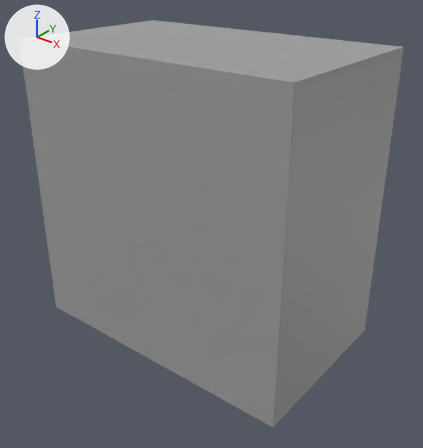
Before and after pictures for a commit that changed the glTF model print_parts/01_base_and_j1/.008_BaseFoot_PP.step.glb.
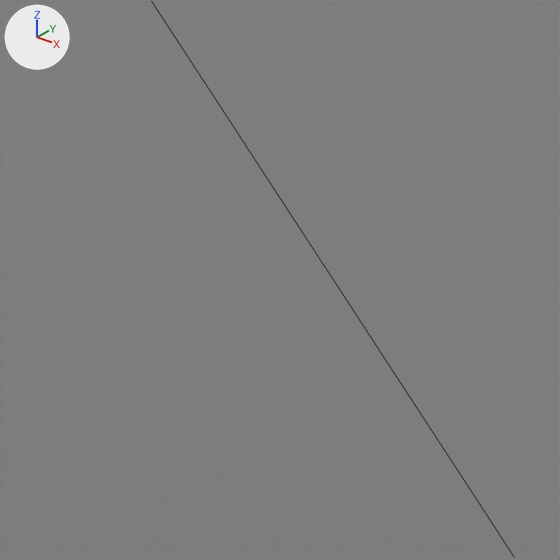
Old and new are each drawn whole from a 50 mm camera at (0.0859, -0.0267, 0.0767) aimed at (0.059, 0.0068, 0.0559) and again close up on the part from 18% to 47% of the width and 39% to 66% of the height. Arrows for +X, +Y and +Z are at upper left; the lights stay in place. The last two pictures show the newer version. The close-ups show mesh edges as thin lines. Vertices at exactly the same position are counted once.

The first close-up shows 'o1'.
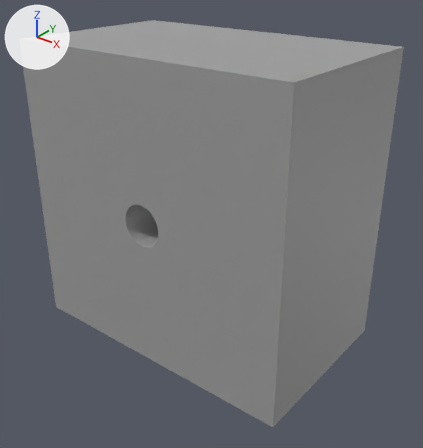
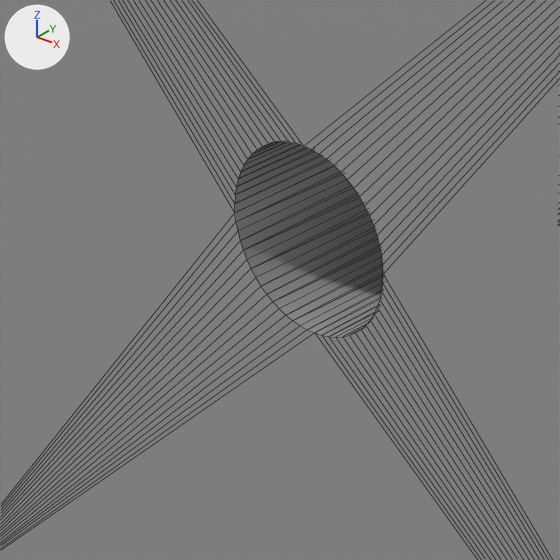
Diff of the bpy script that builds the scene:
```diff
--- a/print_parts/01_base_and_j1/.008_BaseFoot_PP.step.glb.py
+++ b/print_parts/01_base_and_j1/.008_BaseFoot_PP.step.glb.py
@@ me_export_tmp_print_v010u_p016_basefoot_pp @@
 # used by ob_o1; location = (0.0, 0.0, 0.0)
-me_export_tmp_print_v010u_p016_basefoot_pp.from_pydata(...)  # 8 vertices, 12 faces; spans x 0.046..0.07, y 0.0..0.0145, z 0.046..0.07
+me_export_tmp_print_v010u_p016_basefoot_pp.from_pydata(...)  # 134 vertices, 264 faces; spans x 0.046..0.07, y 0.0..0.0145, z 0.046..0.07
+# me_export_tmp_print_v010u_p016_basefoot_pp part 1
+# 2 faces are deleted
+# 63 vertices are added at x 0.0564..0.0596, y 0.0, z 0.0564..0.0596
+# 63 new vertices lie (0.0, 0.011, 0.0) away from vertices in x 0.0564..0.0596, y 0.0, z 0.0564..0.0596
+# 254 new faces join them
 me_export_tmp_print_v010u_p016_basefoot_pp.materials.append(mat_material_0)
```

Changed parts and their boxes [x1, y1, x2, y2] in the close-ups (560 x 560 px):
part 1 of me_export_tmp_print_v010u_p016_basefoot_pp, cut back: [0, 0, 560, 560] in both
